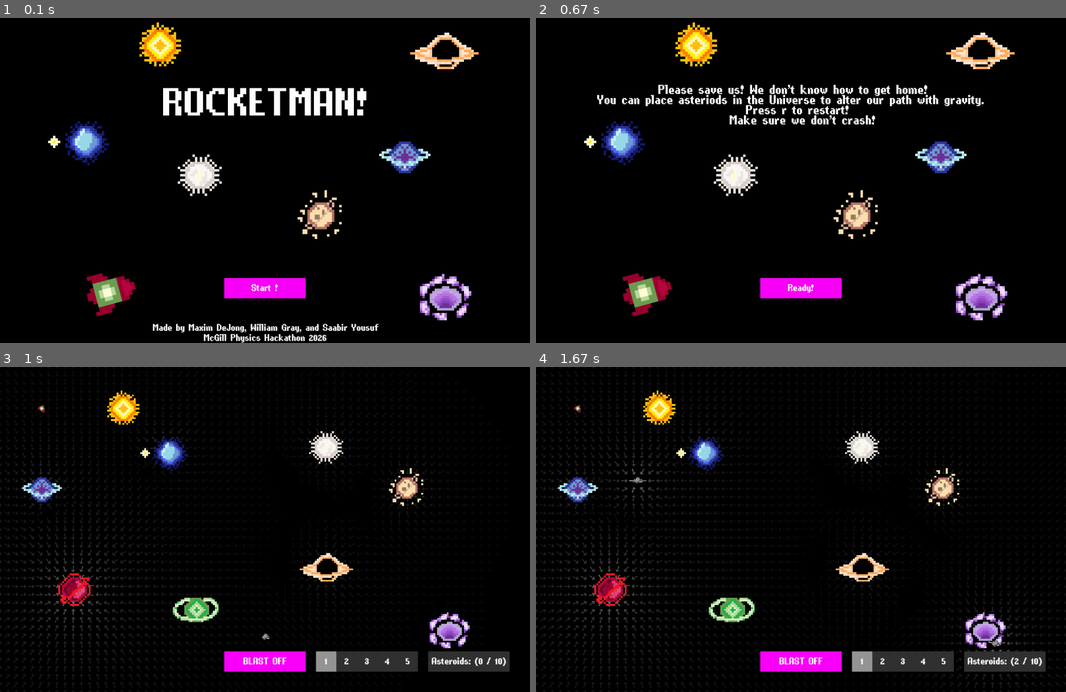
Above: before the commit, frames 1-4 (two rows, left to right).
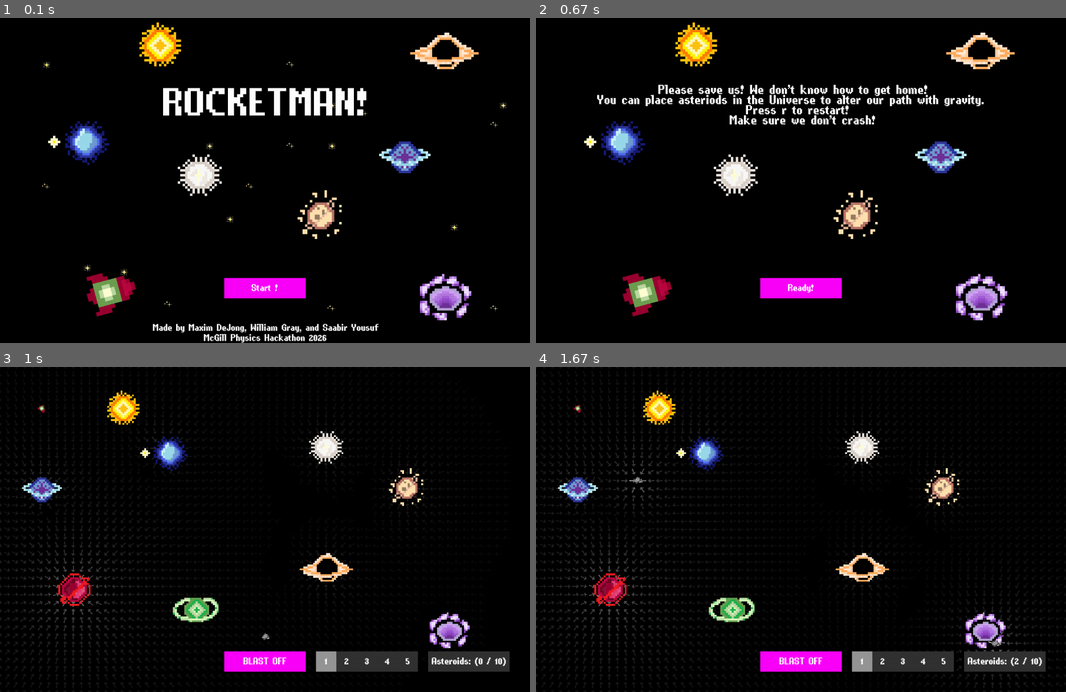
Above: after the commit, the same moments.

Repository: maxim739/Hackathon26
Game: pygame game, started from main.py
Two runs of this game, one before a commit and one after it. Both use one fixed random seed, a clock stepped at 60 frames per second and the inputs below.
Inputs (mouse positions are in pixels of both pictures, inside the frame that each line leads up to):
- Up to frame 1 (0.1 s): no input
- Up to frame 2 (0.67 s): click "Start !" at 0.38 s
- Up to frame 3 (1 s): click "Ready!" at 0.72 s
- Up to frame 4 (1.67 s): click (636, 480) at 1.05 s; click (997, 643) at 1.38 s

The runs differ from the first frame. In frame 1, 0.2% of the frame differs, in the area x 7-96%, y 13-91%; in frame 2, nothing differs; in frame 3, nothing differs; in frame 4, nothing differs.

Commit message:
stars
added stars to the title screen

Diff:
--- a/assets.py
+++ b/assets.py
@@ -10,10 +10,20 @@
                     "planet5", "planet6", "planet7",
                     "planet8", "goalAura",]
 
+    star_files = ["bigstar","midstar", "smallstar",
+                  ]
+
     other_files = ["rocket"]
 
     raw = pygame.image.load("sprites/rocket.png").convert_alpha()
     IMAGES["rocket"] = pygame.transform.scale(raw, (120, 120))
+
+    for name in star_files:
+        path = f"sprites/{name}.png"
+        # 1. Load the raw image
+        raw_img = pygame.image.load(path).convert_alpha()
+        # 2. Scale different than planets and store in our dictionary
+        IMAGES[name] = pygame.transform.scale(raw_img, (30, 30))
 
     for name in planet_files:
         path = f"sprites/{name}.png"
--- a/planets.py
+++ b/planets.py
@@ -22,6 +22,7 @@
 astro_img = pygame.image.load("sprites/asteroid.png").convert_alpha()
 astro_img = pygame.transform.scale(astro_img, (45, 45))
 
+
 game_bodies = [
     Static_body(300, 100, 5e28, 35, (255,255,0), planet1_img),
     Static_body(100, 300, 2e30, 35, (255,0,0), planet2_img),
--- a/windows.py
+++ b/windows.py
@@ -29,6 +29,29 @@
     screen.blit(IMAGES["planet8"], (700, 400))
     screen.blit(IMAGES["goalAura"], (1000, 600))
     screen.blit(IMAGES["rotatedRocket"], (200, 600))
+
+    #big stars
+    screen.blit(IMAGES["bigstar"], (100,100))
+    screen.blit(IMAGES["bigstar"], (800,200))
+    screen.blit(IMAGES["bigstar"], (200,600))
+    screen.blit(IMAGES["bigstar"], (550,480))
+    screen.blit(IMAGES["bigstar"], (290,610))
+    screen.blit(IMAGES["bigstar"], (1220,200))
+    screen.blit(IMAGES["bigstar"], (1100,500))
+    screen.blit(IMAGES["bigstar"], (800,300))
+    screen.blit(IMAGES["bigstar"], (500,300))
+
+    #little stars
+    screen.blit(IMAGES["smallstar"], (600,400))
+    screen.blit(IMAGES["smallstar"], (700,100))
+    screen.blit(IMAGES["smallstar"], (880,220))
+    screen.blit(IMAGES["smallstar"], (1200,700))
+    screen.blit(IMAGES["smallstar"], (100,400))
+    screen.blit(IMAGES["smallstar"], (400,690))
+    screen.blit(IMAGES["smallstar"], (1200,248))
+    screen.blit(IMAGES["smallstar"], (800,700))
+    screen.blit(IMAGES["smallstar"], (700,300))
+
 
     text_surf = titleFont.render("ROCKETMAN!", True, (255, 255, 255))
     text1_surf = buttonFont.render("Made by Maxim DeJong, William Gray, and Saabir Yousuf", True, (255, 255, 255))
Not shown, changed: .DS_Store
